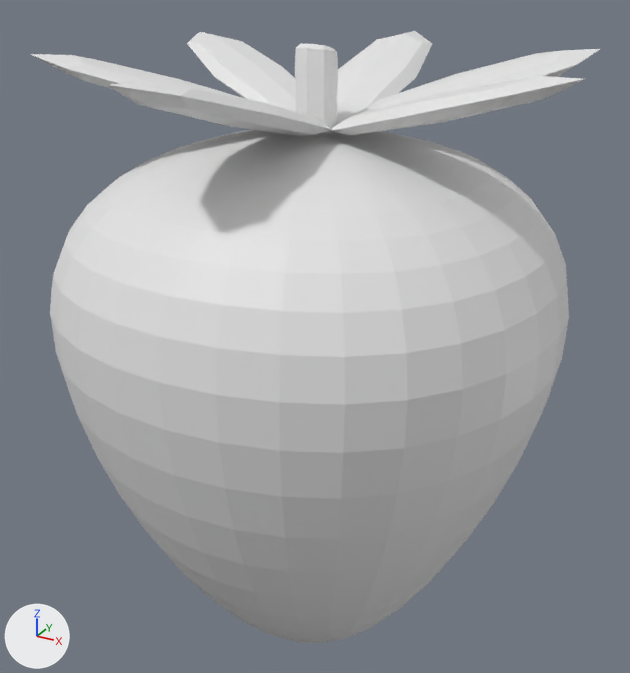
The FBX model Assets/3DModels/LowPolyStrawberry.fbx: old version first, new version second.
One viewpoint serves both versions: a 50 mm lens placed at (4.1, -7.36, 7.96), pointed at (-0.11, 0.3, 4.13). Arrows for +X, +Y and +Z are at lower left; the lights stay in place. Where no turn or scale is listed for an object, it has been applied to the vertices.
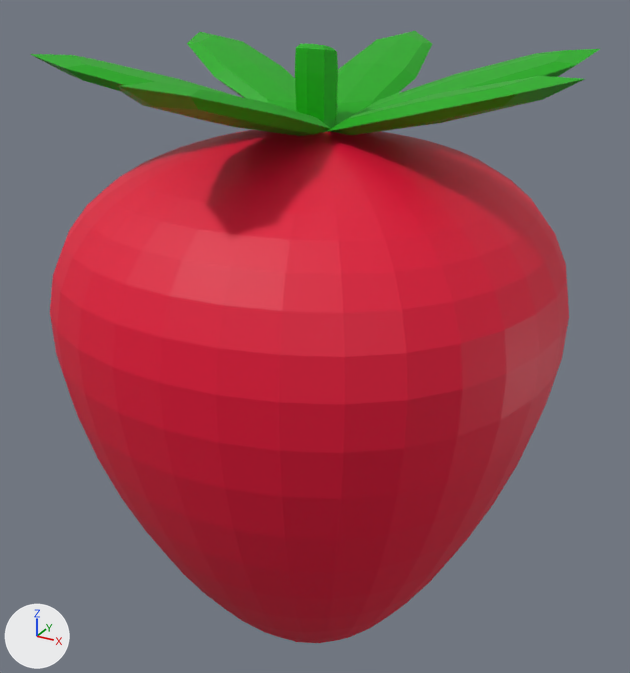
Commit message: Added strawberry material

Patch to the scene script:
```diff
--- a/Assets/3DModels/LowPolyStrawberry.fbx.py
+++ b/Assets/3DModels/LowPolyStrawberry.fbx.py
@@ mat_material @@
 mat_material = principled_material('Material')
-mat_material.base_color = (0.8, 0.8, 0.8)  # white #e7e7e7
+mat_material.base_color = (0.794, 0.0, 0.0374)  # red #e60036
@@ mat_leaf_material @@
+mat_leaf_material = principled_material('Leaf Material')
+mat_leaf_material.base_color = (0.0052, 0.412, 0.0)  # green #10ac00
@@ me_cube_004 @@
 me_cube_004.from_pydata(...)  # 26 vertices, 24 faces; spans x -1.37..1.37, y -0.47..0.47, z -0.12..0.12
+me_cube_004.materials.append(mat_leaf_material)  # green #10ac00
@@ me_cube_014 @@
 me_cube_014.from_pydata(...)  # 42 vertices, 40 faces; spans x -0.217..0.211, y -0.185..0.19, z -0.567..0.611
+me_cube_014.materials.append(mat_leaf_material)  # green #10ac00
@@ me_cube_011 @@
 me_cube_011.from_pydata(...)  # 26 vertices, 24 faces; spans x -0.46..0.46, y -1.32..1.32, z -0.36..0.36
+me_cube_011.materials.append(mat_leaf_material)  # green #10ac00
@@ me_cube_005 @@
 me_cube_005.from_pydata(...)  # 26 vertices, 24 faces; spans x -1.27..1.27, y -0.58..0.58, z -0.36..0.36
+me_cube_005.materials.append(mat_leaf_material)  # green #10ac00
@@ me_cube_006 @@
 me_cube_006.from_pydata(...)  # 26 vertices, 24 faces; spans x -1.09..1.09, y -0.82..0.82, z -0.36..0.36
+me_cube_006.materials.append(mat_leaf_material)  # green #10ac00
@@ me_cube_012 @@
 me_cube_012.from_pydata(...)  # 26 vertices, 24 faces; spans x -1.15..1.15, y -0.77..0.77, z -0.36..0.36
+me_cube_012.materials.append(mat_leaf_material)  # green #10ac00
@@ me_cube_013 @@
 me_cube_013.from_pydata(...)  # 26 vertices, 24 faces; spans x -1.1..1.1, y -0.81..0.81, z -0.36..0.36
+me_cube_013.materials.append(mat_leaf_material)  # green #10ac00
@@ ob_cube_001 @@
 ob_cube_001 = bpy.data.objects.new('Cube.001', me_cube_004)
-ob_cube_001.location = (-0.08, -1.17, 6.75)
-ob_cube_001.rotation_euler = (0.0293, -0.266, -1.7)  # degrees (1.7, -15, -97)
+ob_cube_001.location = (-0.06, -1.17, 6.75)
+ob_cube_001.rotation_euler = (0.0293, -0.266, -1.646)  # degrees (1.7, -15, -94)
```

Pixel boxes [x1, y1, x2, y2] of what changed, in the pictures (630 x 673 px):
'Strawberry Body', recoloured (white to red)
    both: [50, 130, 569, 643]
'Cube.002', recoloured (white to green)
    both: [328, 76, 584, 135]
'Cube.001', recoloured, moved, turned
    before: [109, 81, 332, 136]
    after: [119, 82, 331, 136]
'Cube.004', recoloured (white to green)
    both: [336, 31, 432, 125]
'Cube.005', recoloured (white to green)
    both: [187, 32, 296, 112]
'Cube.003', recoloured (white to green)
    both: [354, 49, 600, 115]
'Cube.007', recoloured (white to green)
    both: [295, 44, 338, 132]
'Cube.006', recoloured (white to green)
    both: [30, 54, 245, 99]
